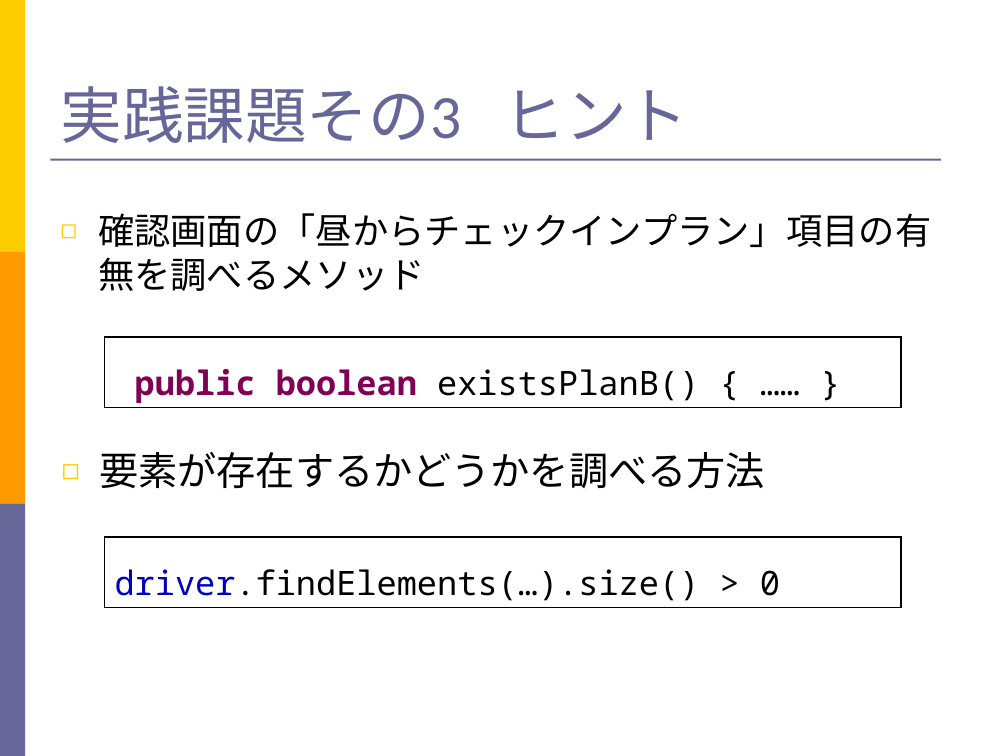
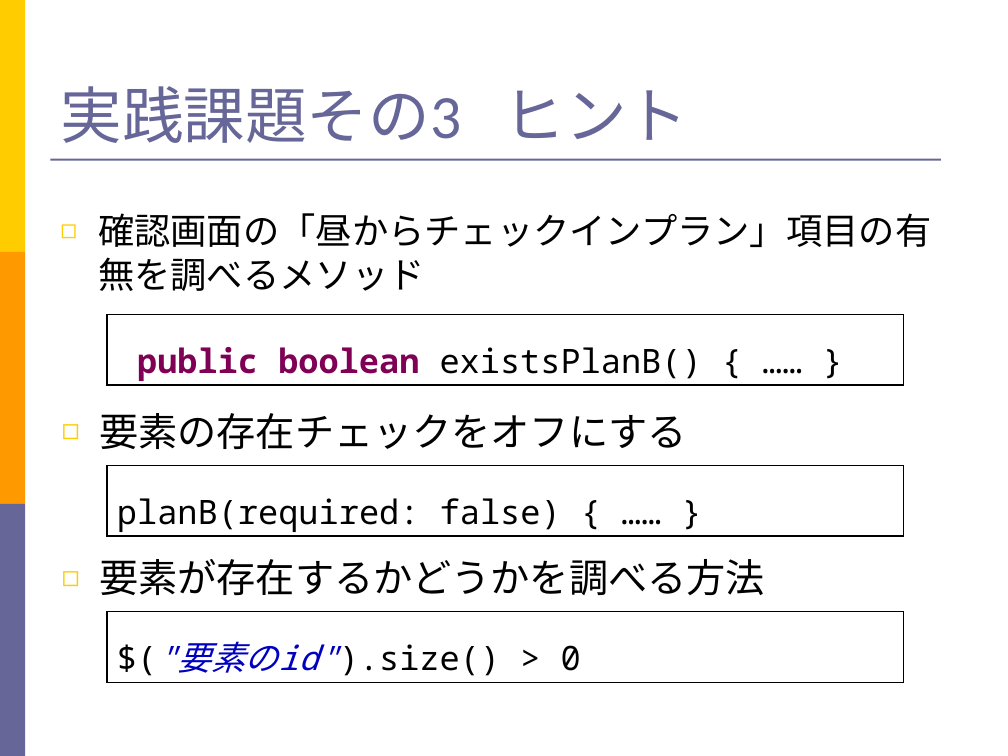
Before and after one commit to takuY-U2/STARHotel, a slide deck: slide 48 of docs/SlideGeb.ppt. Drawn at 1008x756 pixels with LibreOffice and Linux fonts; fonts in the diff are those of the drawing. Boxes give left, top, right and bottom in pixels: in the first picture for what was removed or moved away, otherwise in the second. Text is boxed around its words. In the diff, an @@ line names an element or a change of style, - is before the commit and + after.

```diff
--- a/docs/SlideGeb.ppt
+++ b/docs/SlideGeb.ppt
@@ rectangle "public boolean existsPlanB() { …… ...": place and size @@
-rectangle "public boolean existsPlanB() { …… ..." at (105, 337, 901, 407)
+rectangle "public boolean existsPlanB() { …… ..." at (107, 314, 903, 385)
@@ text added at (99, 413, 687, 449), 28 pt, text #000000 @@
+◻ 要素の存在チェックをオフにする
@@ rectangle added at (107, 466, 903, 536), outline #000000 0.99 pt, 24 pt, text #000000 @@
+planB(required: false) { …… }
@@ text "要素が存在するかどうかを調べる方法": place and size @@
-text "要素が存在するかどうかを調べる方法" at (99, 452, 764, 488)
+text "要素が存在するかどうかを調べる方法" at (99, 559, 764, 595)
@@ rectangle "$("要素のid").size() > 0": place and size @@
-rectangle "$("要素のid").size() > 0" at (105, 537, 901, 608)
+rectangle "$("要素のid").size() > 0" at (107, 612, 903, 682)
@@ text in rectangle at (157, 641, 581, 676): text changed @@
-driver.findElements(…).size() > 0
+$("要素のid").size() > 0
```
Also in this commit, not shown: 3 other slides changed, 1 other file.
